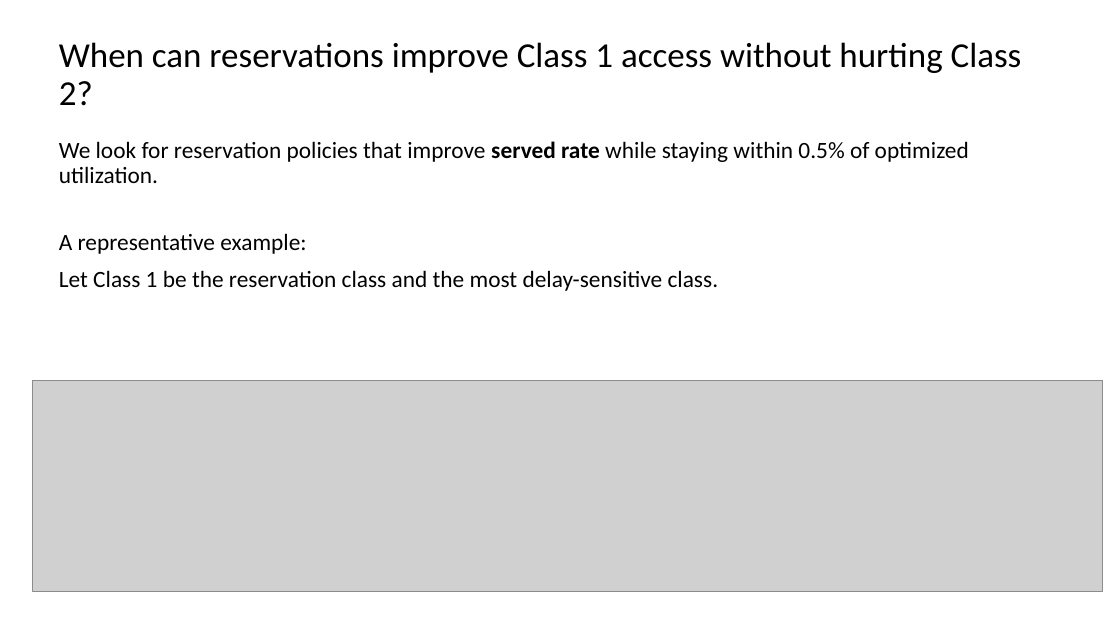
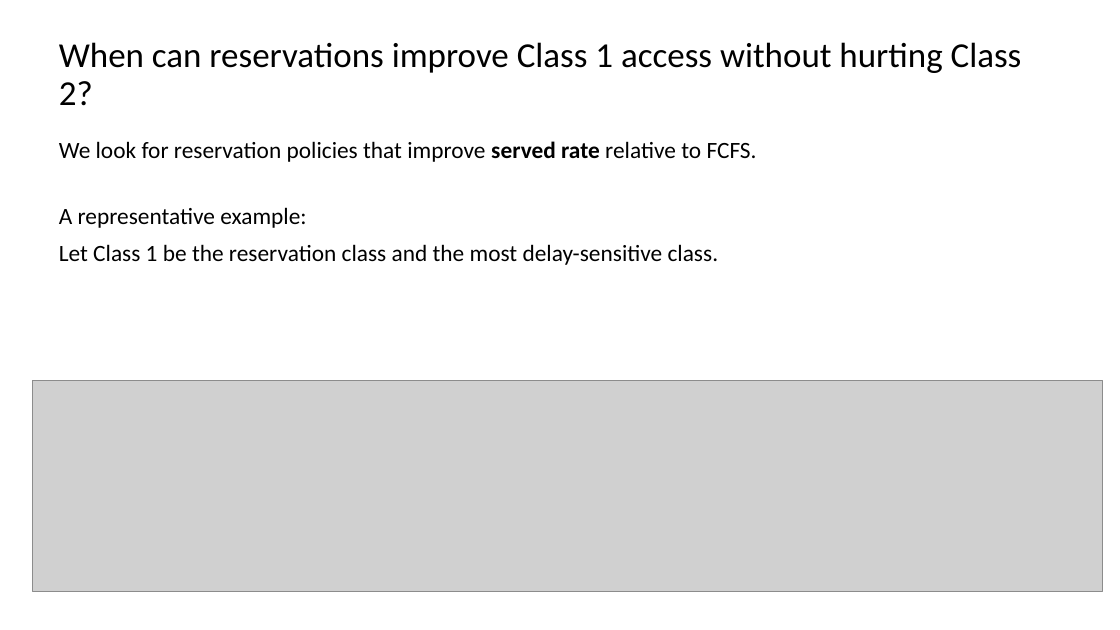
Before and after one commit to YcartXin/CUIMC-Appointment-Simulation, a slide deck: slide 25 of presentation/panel_sizing_interimupdate_111926_v1.pptx. Drawn at 1120x630 pixels with LibreOffice and Linux fonts; fonts in the diff are those of the drawing; grey boxes stand for pictures. Boxes give left, top, right and bottom in pixels: in the first picture for what was removed or moved away, otherwise in the second. Text is boxed around its words. In the diff, an @@ line names an element or a change of style, - is before the commit and + after.

```diff
--- a/presentation/panel_sizing_interimupdate_111926_v1.pptx
+++ b/presentation/panel_sizing_interimupdate_111926_v1.pptx
@@ text at bbox=[59, 141, 757, 162]: text changed @@
-We look for reservation policies that improve served rate while staying within 0.5% of optimized utilization.
+We look for reservation policies that improve served rate relative to FCFS.
```
Also in this commit, not shown: 2 other slides changed, 3 other files.
